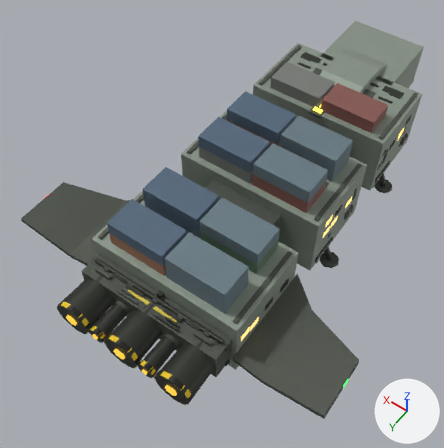
Two versions of the glTF model ref/glb/freighter-l.glb, one commit apart.
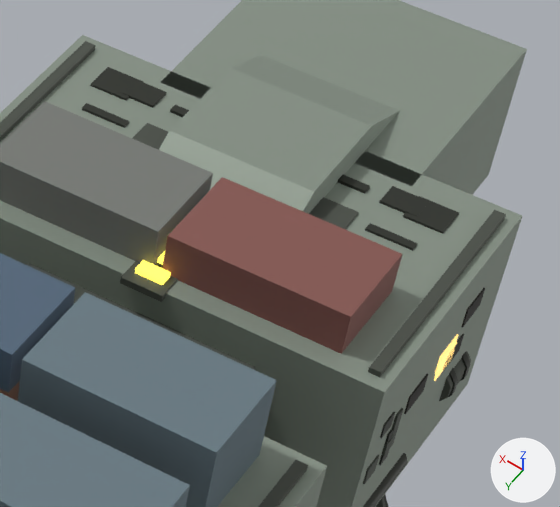
The first picture shows the older version from a camera (50 mm lens) standing at (-4.31, 8.16, 11.46) and looking at (0.52, 1.38, 0.82). The close-ups show the older and then the newer version on the part from 62% to 98% of the width and 7% to 39% of the height of that picture. Only the edits that show in the close-ups are written down. The axes (+X, +Y, +Z) are drawn at lower right. The lights are the same throughout. Where no turn or scale is listed for an object, it has been applied to the vertices. Vertices at exactly the same position are counted once.

The first close-up shows 'canopyFairing', 'cargoContainer0_0L', 'cargoContainer0_0R', 'cargoContainer1_1L', 'cargoContainerUpper1_0L', 'cargoContainerUpper1_1L', 'cargoContainerUpper1_1R', 'cargoRail0Left', 'cargoRail0Right', 'freighterShiphullMainGreebleTop0L', 'freighterShiphullMainGreebleTop10L', 'freighterShiphullMainGreebleTop10R', 'freighterShiphullMainGreebleTop5L', 'freighterShiphullMainGreebleTop5R', 'freighterShiphullMainGreebleTop6L', 'freighterShiphullMainGreebleTop6R', 'freighterShiphullMainGreebleTop9L', 'freighterShiphullMainGreebleTop9R', 'hullMain', 'hullNose', 'hullSection1', 'iffLampDorsal0', 'iffLampDorsal1', 'iffPlinthDorsal' and 19 more.
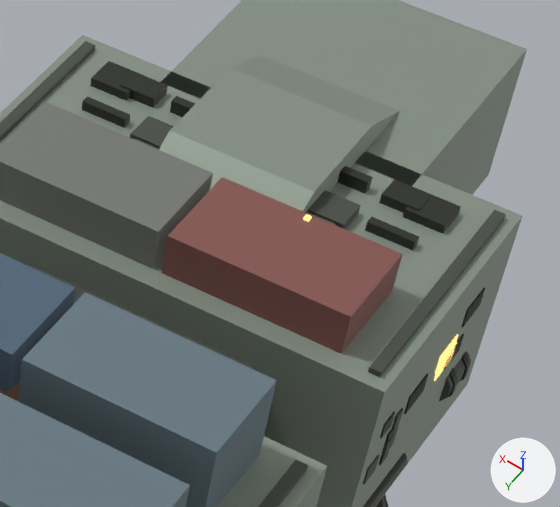
The newer file is also turned or shifted as a whole; pictures and numbers use the older file's frame.

The change, as a diff of the scene's bpy script:
```diff
--- a/ref/glb/freighter-l.glb.py
+++ b/ref/glb/freighter-l.glb.py
@@ me_mesh_249 @@
-me_mesh_249.from_pydata(...)  # 8 vertices, 12 faces; spans x -0.125..0.125, y -0.033..0.033, z -0.071..0.071
+me_mesh_249.from_pydata(...)  # 8 vertices, 12 faces; spans x -0.125..0.125, y -0.033..0.033, z 0.0..0.142
+# me_mesh_249 part 1: the whole mesh is moved by (0.0, 0.0, 0.071)
 me_mesh_249.materials.append(mat_enginehousing)
@@ me_mesh_259 @@
-me_mesh_259.from_pydata(...)  # 8 vertices, 12 faces; spans x -0.141..0.141, y -0.116..0.116, z -0.049..0.049
+me_mesh_259.from_pydata(...)  # 8 vertices, 12 faces; spans x -0.141..0.141, y -0.116..0.116, z 0.0..0.099
+# me_mesh_259 part 2: the whole mesh is moved by (0.0, 0.0, 0.049)
 me_mesh_259.materials.append(mat_enginehousing)
@@ me_mesh_260 @@
-me_mesh_260.from_pydata(...)  # 8 vertices, 12 faces; spans x -0.141..0.141, y -0.116..0.116, z -0.049..0.049
+me_mesh_260.from_pydata(...)  # 8 vertices, 12 faces; spans x -0.141..0.141, y -0.116..0.116, z 0.0..0.099
+# me_mesh_260 part 3: the whole mesh is moved by (0.0, 0.0, 0.049)
 me_mesh_260.materials.append(mat_enginehousing)
@@ me_mesh_261 @@
-me_mesh_261.from_pydata(...)  # 8 vertices, 12 faces; spans x -0.167..0.167, y -0.031..0.031, z -0.053..0.053
+me_mesh_261.from_pydata(...)  # 8 vertices, 12 faces; spans x -0.167..0.167, y -0.031..0.031, z 0.0..0.107
+# me_mesh_261 part 4: the whole mesh is moved by (0.0, 0.0, 0.053)
 me_mesh_261.materials.append(mat_enginehousing)
@@ me_mesh_262 @@
-me_mesh_262.from_pydata(...)  # 8 vertices, 12 faces; spans x -0.167..0.167, y -0.031..0.031, z -0.053..0.053
+me_mesh_262.from_pydata(...)  # 8 vertices, 12 faces; spans x -0.167..0.167, y -0.031..0.031, z 0.0..0.107
+# me_mesh_262 part 5: the whole mesh is moved by (0.0, 0.0, 0.053)
 me_mesh_262.materials.append(mat_enginehousing)
@@ me_mesh_267 @@
-me_mesh_267.from_pydata(...)  # 8 vertices, 12 faces; spans x -0.197..0.197, y -0.118..0.118, z -0.058..0.058
+me_mesh_267.from_pydata(...)  # 8 vertices, 12 faces; spans x -0.197..0.197, y -0.118..0.118, z 0.0..0.115
+# me_mesh_267 part 6: the whole mesh is moved by (0.0, 0.0, 0.058)
 me_mesh_267.materials.append(mat_hullpanel)
@@ me_mesh_268 @@
-me_mesh_268.from_pydata(...)  # 8 vertices, 12 faces; spans x -0.197..0.197, y -0.118..0.118, z -0.058..0.058
+me_mesh_268.from_pydata(...)  # 8 vertices, 12 faces; spans x -0.197..0.197, y -0.118..0.118, z 0.0..0.115
+# me_mesh_268 part 7: the whole mesh is moved by (0.0, 0.0, 0.058)
 me_mesh_268.materials.append(mat_hullpanel)
@@ me_mesh_269 @@
-me_mesh_269.from_pydata(...)  # 8 vertices, 12 faces; spans x -0.132..0.132, y -0.091..0.091, z -0.055..0.055
+me_mesh_269.from_pydata(...)  # 8 vertices, 12 faces; spans x -0.132..0.132, y -0.091..0.091, z 0.0..0.111
+# me_mesh_269 part 8: the whole mesh is moved by (0.0, 0.0, 0.055)
 me_mesh_269.materials.append(mat_enginehousing)
@@ me_mesh_270 @@
-me_mesh_270.from_pydata(...)  # 8 vertices, 12 faces; spans x -0.132..0.132, y -0.091..0.091, z -0.055..0.055
+me_mesh_270.from_pydata(...)  # 8 vertices, 12 faces; spans x -0.132..0.132, y -0.091..0.091, z 0.0..0.111
+# me_mesh_270 part 9: the whole mesh is moved by (0.0, 0.0, 0.055)
 me_mesh_270.materials.append(mat_enginehousing)
@@ ob_iffplinthdorsal @@
-ob_iffplinthdorsal = bpy.data.objects.new('iffPlinthDorsal', me_mesh_233)
@@ ob_ifflampdorsal0 @@
-ob_ifflampdorsal0 = bpy.data.objects.new('iffLampDorsal0', me_mesh_234)
@@ ob_ifflampdorsal1 @@
-ob_ifflampdorsal1 = bpy.data.objects.new('iffLampDorsal1', me_mesh_235)
@@ ob_antennatiplamp @@
+ob_antennatiplamp = bpy.data.objects.new('antennaTipLamp', me_mesh_331_1)  # a box spanning x -0.02..0.02, y -0.02..0.02, z -0.0175..0.0175; in mat_cabinlight (brown #3a2f18, glowing orange #f2c877)
+ob_antennatiplamp.location = (-0.66, -2.226, 2.542)
```

Pixel boxes [x1, y1, x2, y2] of what changed, in the close-ups (560 x 507 px):
'freighterShiphullMainGreebleTop5L', moved: before [403, 196, 459, 234]; after [403, 191, 461, 234]
'freighterShiphullMainGreebleTop9L', moved: before [309, 197, 359, 229]; after [307, 190, 360, 229]
'freighterShiphullMainGreebleTop10L', moved: before [379, 186, 430, 216]; after [379, 179, 431, 213]
'freighterShiphullMainGreebleTop5R', moved: before [90, 67, 144, 100]; after [90, 61, 142, 100]
'freighterShiphullMainGreebleTop10R', moved: before [119, 78, 167, 108]; after [120, 72, 168, 108]
'iffPlinthDorsal', deleted: before [120, 260, 178, 302]
'freighterShiphullMainGreebleTop6L', moved: before [365, 223, 418, 251]; after [365, 217, 419, 251]
'freighterShiphullMainGreebleTop9R', moved: before [132, 123, 168, 150]; after [130, 116, 174, 148]
'freighterShiphullMainGreebleTop6R', moved: before [82, 103, 129, 128]; after [82, 96, 130, 128]
'freighterShiphullMainGreebleTop0L', moved: before [338, 175, 370, 194]; after [338, 166, 372, 194]
'iffLampDorsal0', deleted: before [135, 260, 171, 285]
'iffLampDorsal1', deleted (mostly hidden): before [157, 251, 165, 265]
'antennaTipLamp', added: after [303, 214, 312, 222]
